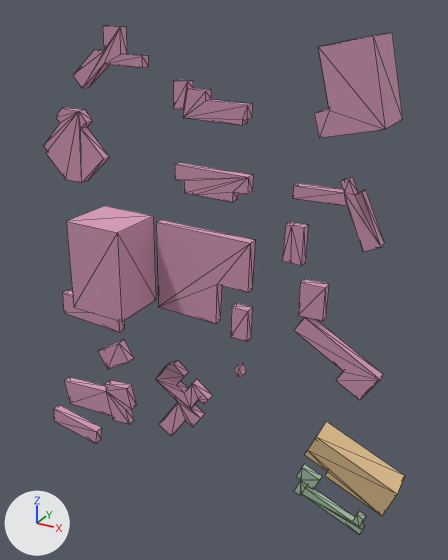
Renders of the OBJ model src/kickboard_sim/models/knu_campus/meshes/buildings_k01.obj from each side of a commit.
Camera for both pictures: a camera (50 mm lens) standing at (450.0, -457.0, 386.0) and looking at (201.0, -4.0, 160.0). Arrows for +X, +Y and +Z are at lower left; the lights stay in place. The picture after the commit comes second. Mesh edges are drawn as thin lines. Where no turn or scale is listed for an object, it has been applied to the vertices.

In view in the first picture: 'buildings_k01'.
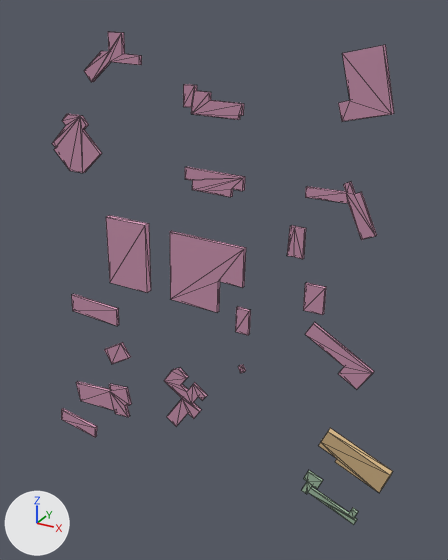
Edits to the bpy script that builds the scene:
```text
Change me_buildings_k01:
    remove me_buildings_k01.from_pydata(...)  # 310 vertices, 425 faces; spans x -34.0..381.0, y -54.0..1.0, z -85.0..372.0
    add me_buildings_k01.from_pydata(...)  # 310 vertices, 425 faces; spans x -27.0..370.0, y -6.0..1.0, z -82.0..367.0
    me_buildings_k01 part 1: the loose piece of 18 vertices spanning x 154.0..227.0, y -8.0..1.0, z 236.0..261.0 is scaled about its middle by (0.8, 0.386, 0.8), then moved by (-1.0, 3.0, 0.0)
    me_buildings_k01 part 2: the loose piece of 24 vertices spanning x 2.0..76.0, y -8.0..1.0, z 232.0..300.0 is scaled about its middle by (0.8, 0.386, 0.8), then moved by (-1.0, 3.0, 1.0)
    me_buildings_k01 part 3: the loose piece of 20 vertices spanning x 48.0..126.0, y -8.0..1.0, z 319.0..372.0 is scaled about its middle by (0.8, 0.386, 0.8), then moved by (1.0, 3.0, 0.0)
    me_buildings_k01 part 4: the loose piece of 24 vertices spanning x 155.0..225.0, y -8.0..1.0, z 301.0..331.0 is scaled about its middle by (0.8, 0.386, 0.8), then moved by (-1.0, 3.0, 0.0)
    me_buildings_k01 part 5: the loose piece of 8 vertices spanning x 63.0..124.0, y -54.0..1.0, z 120.0..209.0 is scaled about its middle by (0.8, 0.118, 0.8), then moved by (0.0, 24.0, 0.0)
    me_buildings_k01 part 6: the loose piece of 12 vertices spanning x 130.0..230.0, y -8.0..1.0, z 116.0..205.0 is scaled about its middle by (0.8, 0.386, 0.8), then moved by (1.0, 3.0, 0.0)
    me_buildings_k01 part 7: the loose piece of 8 vertices spanning x 211.0..228.0, y -8.0..1.0, z 106.0..137.0 is scaled about its middle by (0.8, 0.386, 0.8), then moved by (0.0, 3.0, 0.0)
    me_buildings_k01 part 8: the loose piece of 8 vertices spanning x 4.0..81.0, y -8.0..1.0, z 76.0..105.0 is scaled about its middle by (0.8, 0.386, 0.8), then moved by (0.0, 3.0, 0.0)
    me_buildings_k01 part 9: the loose piece of 34 vertices spanning x 122.0..186.0, y -9.0..1.0, z -35.0..57.0 is scaled about its middle by (0.8, 0.386, 0.8), then moved by (0.0, 3.0, 1.0)
    me_buildings_k01 part 10: the loose piece of 8 vertices spanning x -34.0..34.0, y -9.0..0.0, z -85.0..-56.0 is scaled about its middle by (0.8, 0.386, 0.8), then moved by (0.0, 3.0, 0.0)
    me_buildings_k01 part 11: the loose piece of 12 vertices spanning x 273.0..352.0, y -8.0..1.0, z 77.0..144.0 is scaled about its middle by (0.8, 0.386, 0.8), then moved by (0.0, 3.0, -1.0)
    me_buildings_k01 part 12: the loose piece of 20 vertices spanning x 266.0..341.0, y -8.0..1.0, z 212.0..268.0 is scaled about its middle by (0.8, 0.386, 0.8), then moved by (1.0, 3.0, 2.0)
    me_buildings_k01 part 13: the loose piece of 12 vertices spanning x 259.0..278.0, y -8.0..1.0, z 191.0..224.0 is scaled about its middle by (0.8, 0.386, 0.8), then moved by (0.0, 3.0, 0.0)
    me_buildings_k01 part 14: the loose piece of 8 vertices spanning x 276.0..299.0, y -8.0..1.0, z 144.0..175.0 is scaled about its middle by (0.8, 0.386, 0.8), then moved by (0.0, 3.0, 0.0)
    me_buildings_k01 part 15: the loose piece of 32 vertices spanning x 281.0..352.0, y -6.0..0.0, z -72.0..-18.0 is scaled about its middle by (0.8, 0.435, 0.8), then moved by (-1.0, 2.0, 0.0)
    me_buildings_k01 part 16: the loose piece of 8 vertices spanning x 47.0..89.0, y -8.0..1.0, z 25.0..63.0 is scaled about its middle by (0.8, 0.386, 0.8), then moved by (0.0, 3.0, 0.0)
    me_buildings_k01 part 17: the loose piece of 8 vertices spanning x 215.0..223.0, y -8.0..1.0, z 65.0..75.0 is scaled about its middle by (0.8, 0.386, 0.8), then moved by (0.0, 3.0, 0.0)
    me_buildings_k01 part 18: the loose piece of 20 vertices spanning x -8.0..88.0, y -9.0..1.0, z -41.0..8.0 is scaled about its middle by (0.8, 0.386, 0.8), then moved by (3.0, 3.0, -1.0)
    me_buildings_k01 part 19: the loose piece of 12 vertices spanning x 294.0..344.0, y -45.0..1.0, z 304.0..371.0 is scaled about its middle by (0.8, 0.143, 0.8), then moved by (-2.0, 19.0, -1.0)
    me_buildings_k01 part 20: the loose piece of 14 vertices spanning x 296.0..381.0, y -26.0..1.0, z -22.0..39.0 is scaled about its middle by (0.8, 0.249, 0.8), then moved by (-2.0, 10.0, 0.0)
```

Where the change shows, as pixel boxes [x1, y1, x2, y2] in the pictures (448 x 560 px; the box of a moved part takes in the faces that stretch with it):
'buildings_k01', reshaped
    before: [43, 25, 405, 534]
    after: [52, 32, 394, 525]
part 1 of me_buildings_k01, moved or reshaped
    before: [175, 162, 254, 202]
    after: [185, 167, 245, 197]
part 2 of me_buildings_k01, moved or reshaped
    before: [43, 107, 109, 183]
    after: [52, 114, 102, 173]
part 3 of me_buildings_k01, moved or reshaped
    before: [73, 25, 149, 89]
    after: [84, 32, 142, 82]
part 4 of me_buildings_k01, moved or reshaped
    before: [173, 80, 253, 125]
    after: [183, 84, 244, 120]
part 5 of me_buildings_k01, moved or reshaped
    before: [66, 206, 156, 322]
    after: [106, 215, 151, 293]
part 6 of me_buildings_k01, moved or reshaped
    before: [156, 220, 255, 323]
    after: [170, 231, 246, 312]
part 7 of me_buildings_k01, moved or reshaped
    before: [231, 303, 253, 341]
    after: [235, 307, 251, 335]
part 8 of me_buildings_k01, moved or reshaped
    before: [62, 290, 125, 332]
    after: [71, 294, 119, 326]
part 9 of me_buildings_k01, moved or reshaped
    before: [155, 361, 213, 436]
    after: [164, 368, 207, 426]
part 10 of me_buildings_k01, moved or reshaped
    before: [54, 405, 102, 444]
    after: [61, 408, 97, 437]
part 11 of me_buildings_k01, moved or reshaped
    before: [294, 317, 383, 400]
    after: [305, 322, 374, 389]
part 12 of me_buildings_k01, moved or reshaped
    before: [293, 177, 385, 252]
    after: [305, 182, 377, 240]
part 13 of me_buildings_k01, moved or reshaped
    before: [282, 221, 308, 266]
    after: [287, 225, 306, 259]
part 14 of me_buildings_k01, moved or reshaped
    before: [298, 279, 329, 321]
    after: [303, 283, 326, 315]
part 15 of me_buildings_k01, moved or reshaped
    before: [294, 464, 366, 534]
    after: [302, 470, 358, 525]
part 16 of me_buildings_k01, moved or reshaped
    before: [98, 340, 134, 369]
    after: [104, 342, 131, 364]
part 17 of me_buildings_k01, moved or reshaped
    before: [234, 364, 247, 376]
    after: [238, 365, 246, 373]
part 18 of me_buildings_k01, moved or reshaped
    before: [64, 377, 136, 424]
    after: [76, 381, 132, 417]
part 19 of me_buildings_k01, moved or reshaped
    before: [314, 33, 403, 138]
    after: [338, 45, 394, 121]
part 20 of me_buildings_k01, moved or reshaped
    before: [304, 421, 405, 516]
    after: [319, 428, 393, 493]
